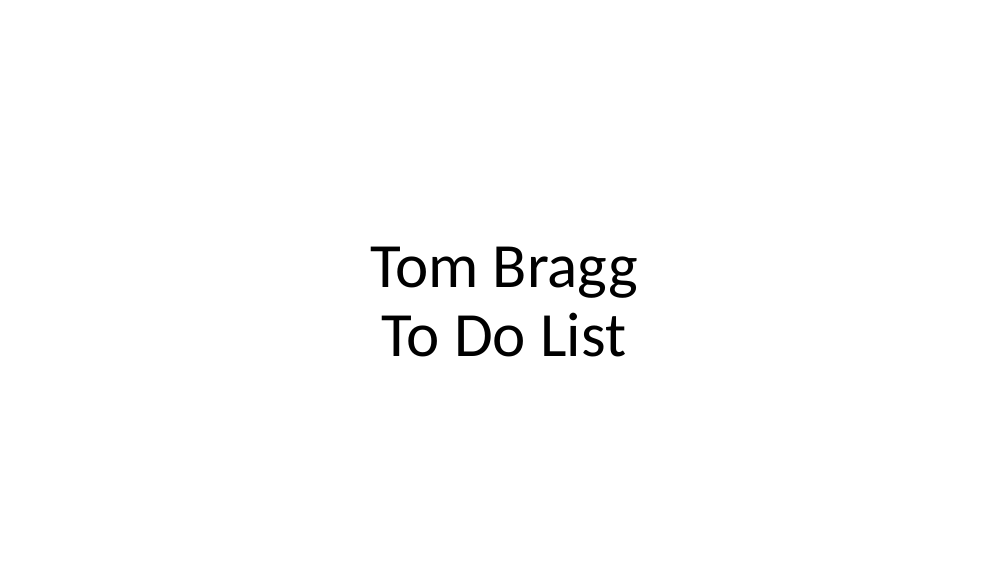
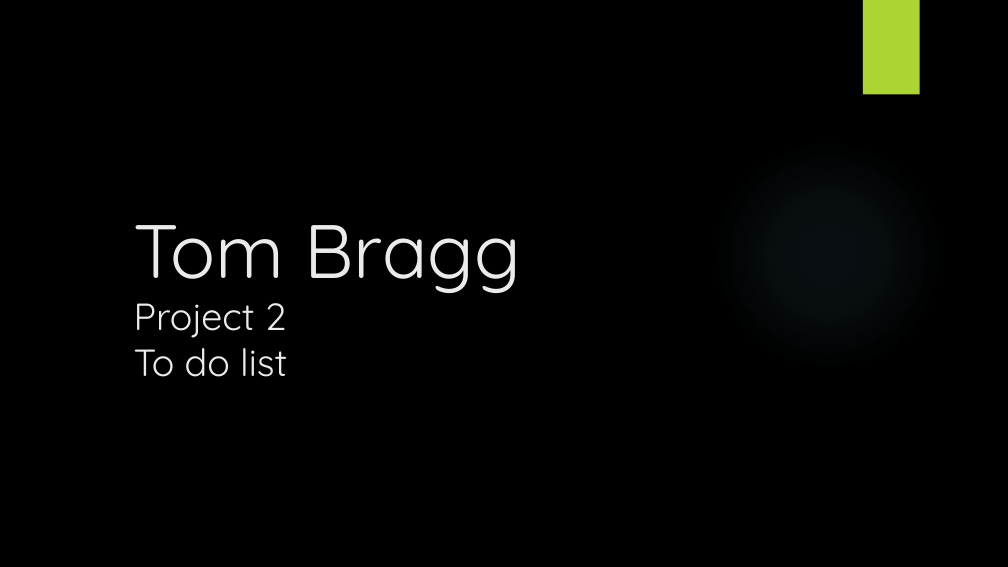
Before and after one commit to TomBraggg/ToDoList, a slide deck: slide 1 of Documentation/TDL presentation.pptx. Drawn at 1008x567 pixels with LibreOffice and Linux fonts; fonts in the diff are those of the drawing; background and template pictures are left out. Boxes give left, top, right and bottom in pixels: in the first picture for what was removed or moved away, otherwise in the second. Text is boxed around its words. In the diff, an @@ line names an element or a change of style, - is before the commit and + after.

```diff
--- a/Documentation/TDL presentation.pptx
+++ b/Documentation/TDL presentation.pptx
@@ background #FFFFFF to picture (left out) @@
@@ rectangle added at box(863, 0, 920, 95), fill #ACD433 @@
@@ ellipse added at box(712, 138, 944, 371), fill gradient #7AC4F0 @@
@@ title at box(134, 225, 522, 377): text changed; size 60 to 36 pt; font Calibri to Quicksand; text colour #000000 to #EBEBEB @@
-Tom Bragg
-To Do List
+Tom Bragg
+Project 2
+To do list
```
Also in this commit, not shown: 4 other slides changed, 8 slides added, 4 slides removed, 4 other files.
